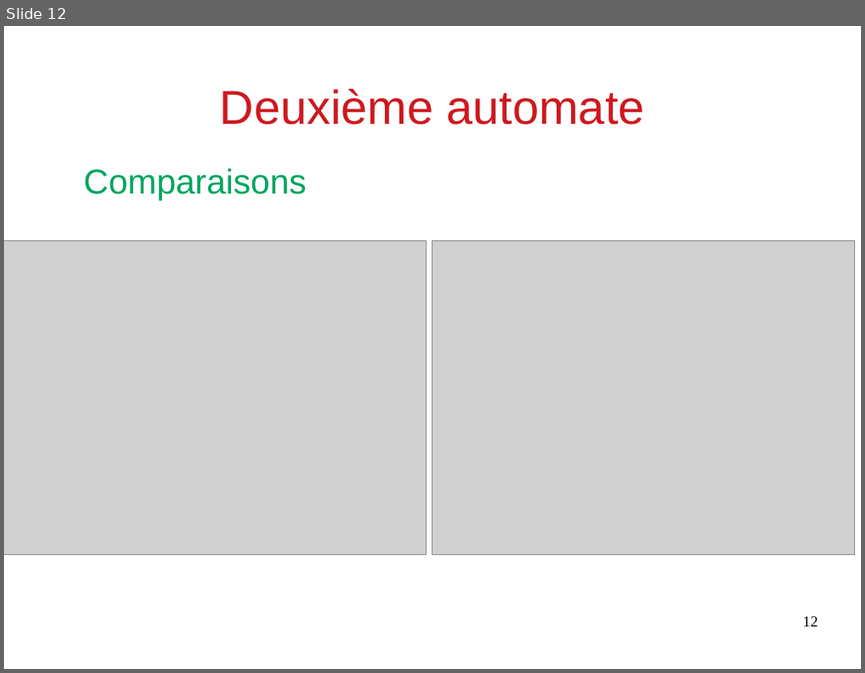
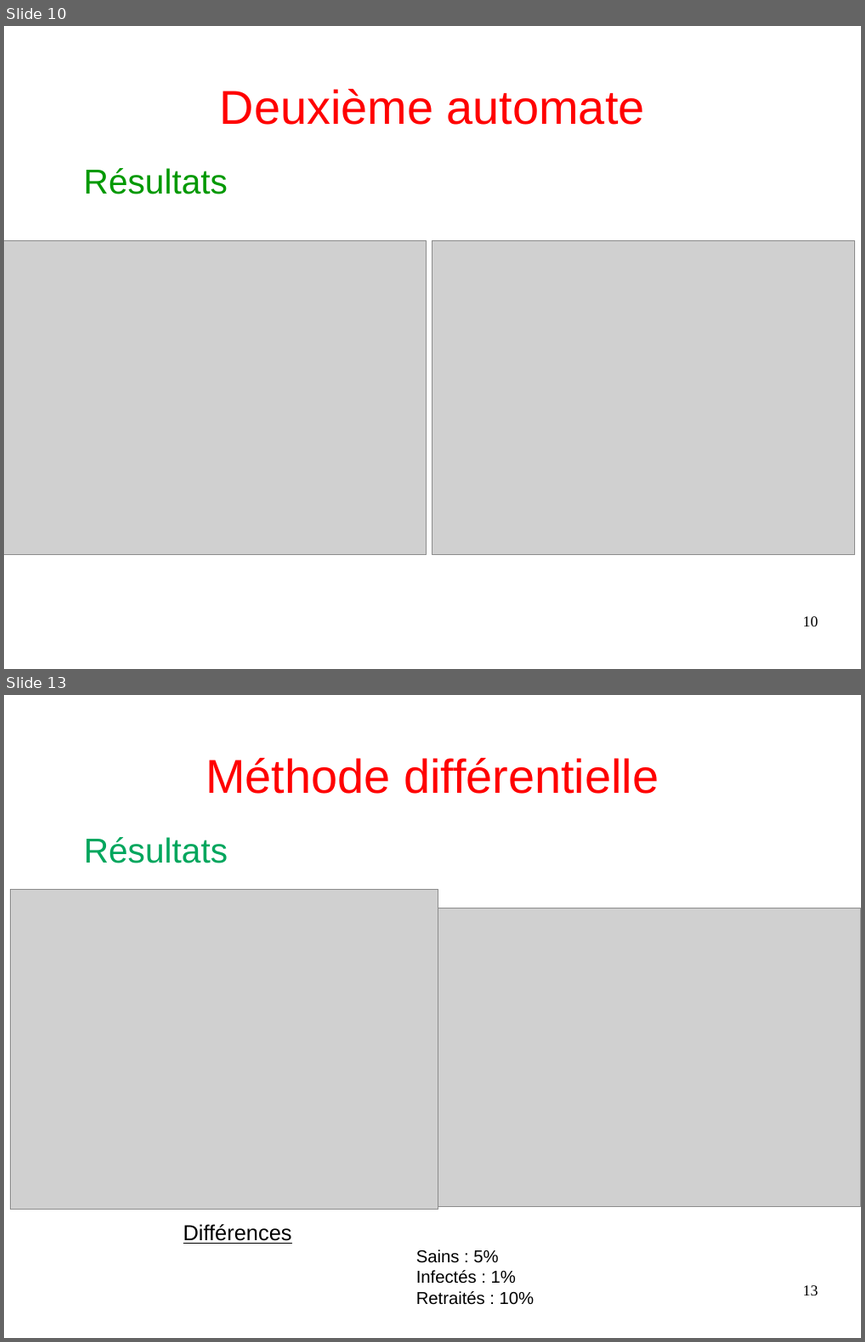
Before and after one commit to Arthurrre/TIPE_Automate, a slide deck: diapo/présentation.odp. Shown one above the other, each under a label of ours: slide 12 before the commit, slides 10 and 13 after it; the slides between them are not shown. The pictures are 865x673 and 865x1342 pixels, drawn with LibreOffice and Linux fonts; fonts in the diff are those of the drawing; grey boxes stand for pictures. Boxes give left, top, right and bottom in pixels: in the first picture for what was removed or moved away, otherwise in the second. Text is boxed around its words. In the diff, an @@ line names an element or a change of style, - is before the commit and + after.

```diff
--- a/diapo/présentation.odp
+++ b/diapo/présentation.odp
@@ slide 13 added at bbox=[4, 695, 861, 1338], background #FFFFFF @@
@@ title added at bbox=[205, 758, 658, 794], 44 pt, text #FF0000 @@
+Méthode différentielle
@@ text added at bbox=[84, 837, 228, 863], 32 pt, text #00A65D @@
+Résultats
@@ picture added at bbox=[10, 890, 438, 1209] @@
@@ picture added at bbox=[412, 908, 861, 1206] @@
@@ text added at bbox=[183, 1224, 534, 1304], 16 pt, text #000000 @@
+Différences
+Sains : 5%
+Infectés : 1%
+Retraités : 10%
@@ page number added at bbox=[803, 1285, 818, 1295], 14 pt, text #000000 @@
+13
@@ what was slide 12 is now slide 10 @@
@@ slide 10 changed as well @@
@@ title "Deuxième automate" at bbox=[220, 89, 645, 125]: text colour #CE181E to #FF0000 @@
@@ text at bbox=[84, 168, 228, 194]: text changed; text colour #00A65D to #009900 @@
-Comparaisons
+Résultats
@@ page number at bbox=[803, 616, 818, 626]: text changed @@
-12
+10
```
Also in this commit, not shown: 9 other slides changed, 5 other slides added, 3 slides removed, 6 other files.
